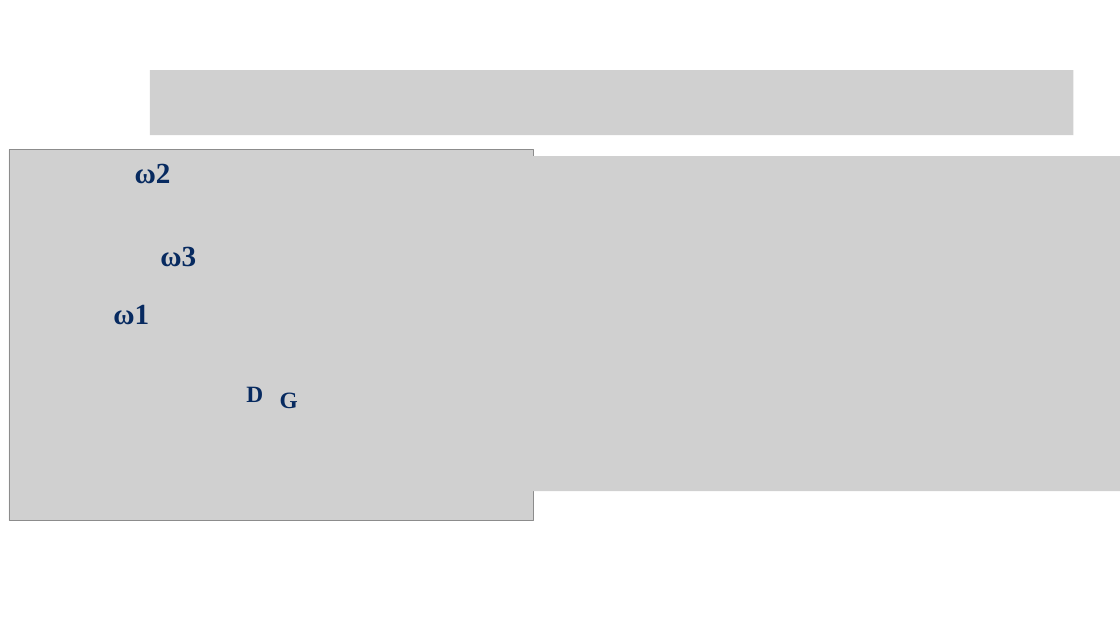
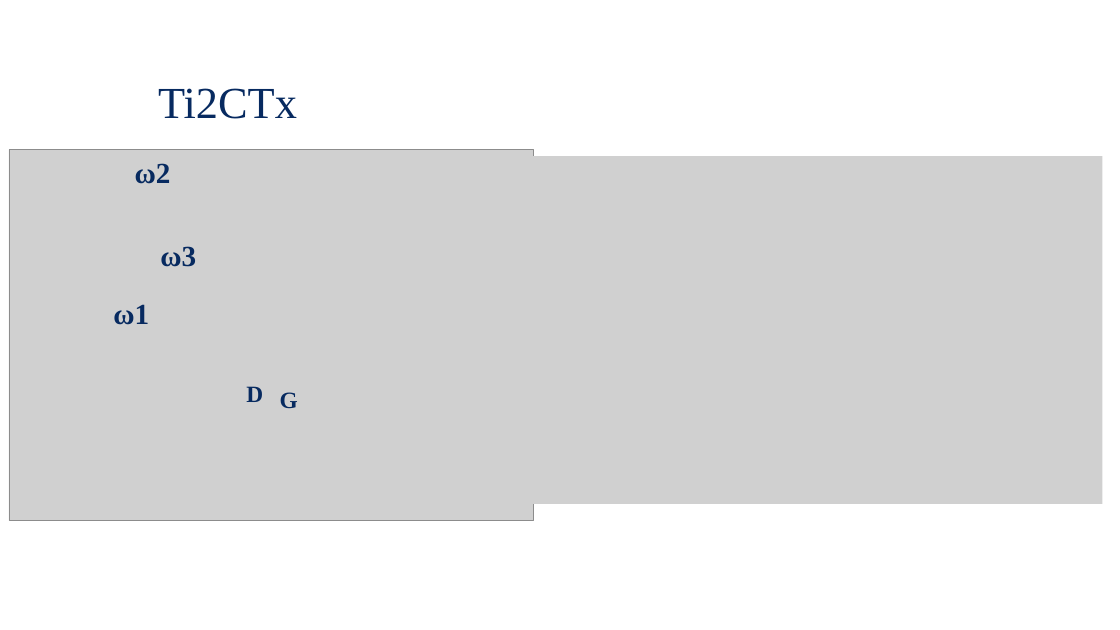
Before and after one commit to Waterbird20/APL2, a slide deck: slide 12 of Raman_Final Presentation.pptx. Drawn at 1120x630 pixels with LibreOffice and Linux fonts; fonts in the diff are those of the drawing; grey boxes stand for pictures; background and template pictures are left out. Boxes give left, top, right and bottom in pixels: in the first picture for what was removed or moved away, otherwise in the second. Text is boxed around its words. In the diff, an @@ line names an element or a change of style, - is before the commit and + after.

```diff
--- a/Raman_Final Presentation.pptx
+++ b/Raman_Final Presentation.pptx
@@ picture removed at <box>150,71,1073,135</box> @@
@@ text added at <box>158,88,297,119</box>, 38 pt, text #072A60 @@
+Ti2CTx
@@ picture: place and size @@
-picture at <box>523,156,1120,492</box>
+picture at <box>523,156,1103,504</box>
```
Also in this commit, not shown: 6 other slides changed, 4 slides added, 2 slides removed.
